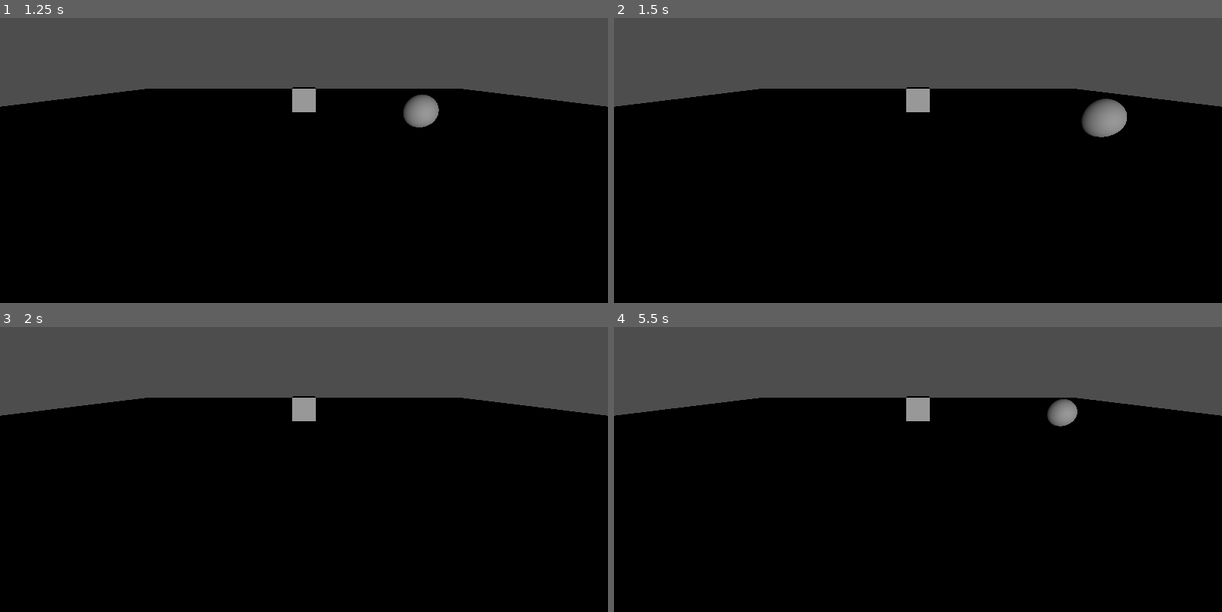
Above: before the commit, frames 1-4 (two rows, left to right).
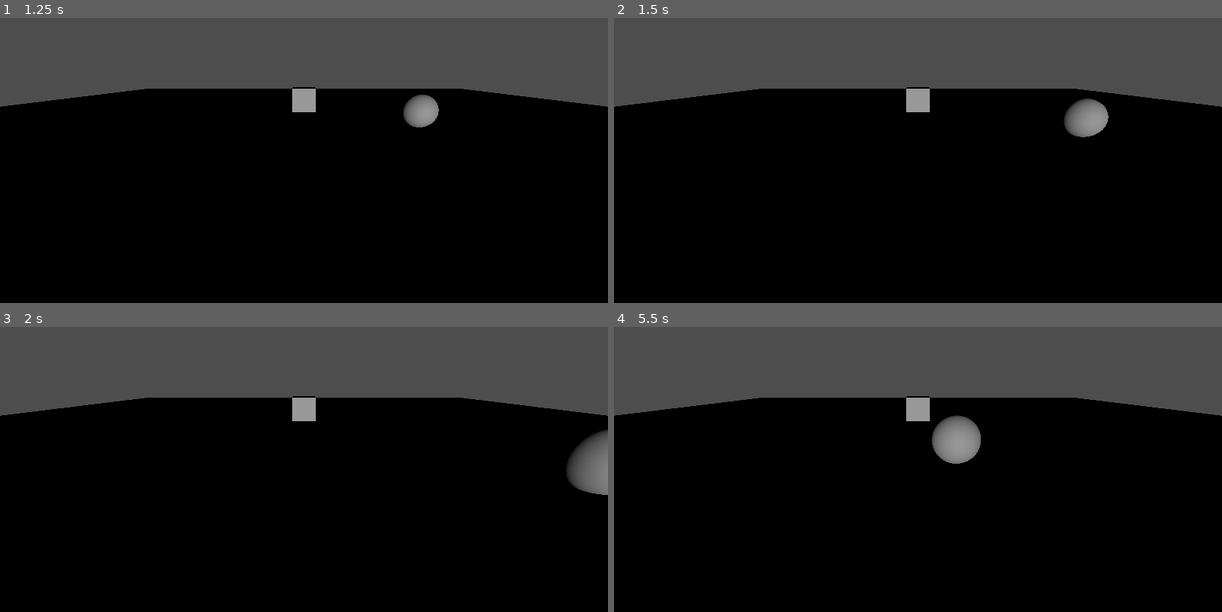
Above: after the commit, the same moments.

Repository: CKMurison/Move-and-Dodge
Game: Godot game, scene res://level.tscn
Same seed, same stepped clock (60 frames per second), same inputs: the game is played once before the commit and once after it. The project has no main scene, so this scene is started directly.
Inputs:
- Up to frame 1 (1.25 s): hold Right (ui_right) from 0.53 s (still down)
- Up to frame 2 (1.5 s): release Right (ui_right) at 1.28 s; hold Down (ui_down) from 1.28 s (still down)
- Up to frame 3 (2 s): keep holding Down (ui_down)
- Up to frame 4 (5.5 s): release Down (ui_down) at 2.03 s; hold Right (ui_right) 2.03-2.78 s; tap Enter at 2.75 s; hold Up (ui_up) 2.78-3.53 s; tap Space at 3.5 s; hold Left (ui_left) 3.53-5.03 s; hold Down (ui_down) from 5.03 s (still down)

Frame 1 is identical in both runs. In frame 2, 1.0% of the frame differs, in the area x 73-85%, y 28-42%; in frame 3, 1.2%; in frame 4, 1.5%, in the area x 52-77%, y 25-48%.

Commit message:
added movement slowdown on ball when player is not pressing anything

Diff:
--- a/Scripts/ball_head.gd
+++ b/Scripts/ball_head.gd
@@ -13,6 +13,8 @@
 		velocity.x = 5
 	elif Input.is_action_pressed("ui_left"):
 		velocity.x = -5
+	else:
+		velocity.x = lerp(velocity.x,0.0,0.1)
 
 	if Input.is_action_pressed("ui_up") and Input.is_action_pressed("ui_down"):
 		velocity.z = 0
@@ -20,4 +22,6 @@
 		velocity.z = -5
 	elif Input.is_action_pressed("ui_down"):
 		velocity.z = 5
+	else:
+		velocity.z = lerp(velocity.z,0.0,0.1)
 	move_and_slide()
